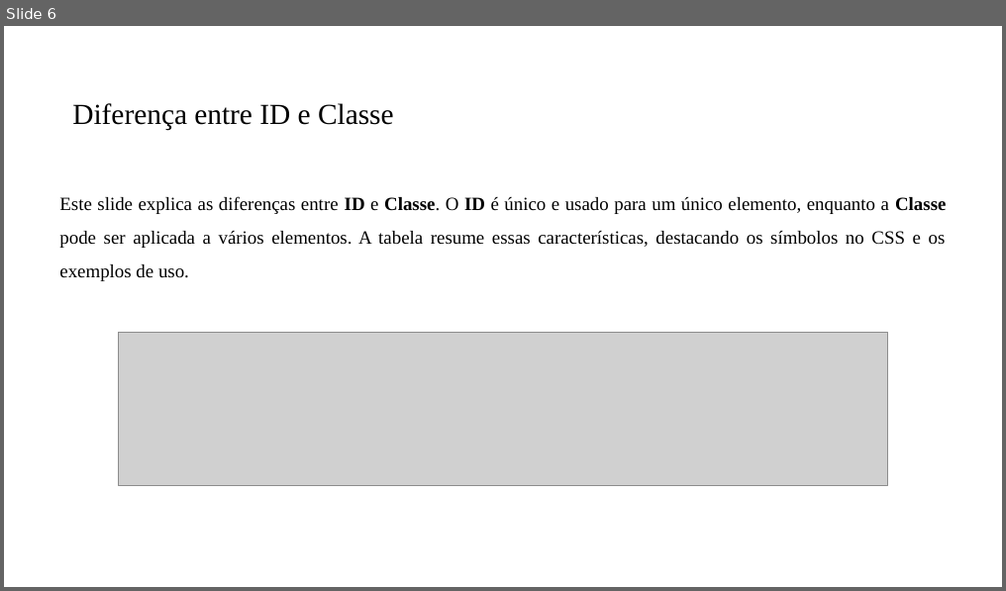
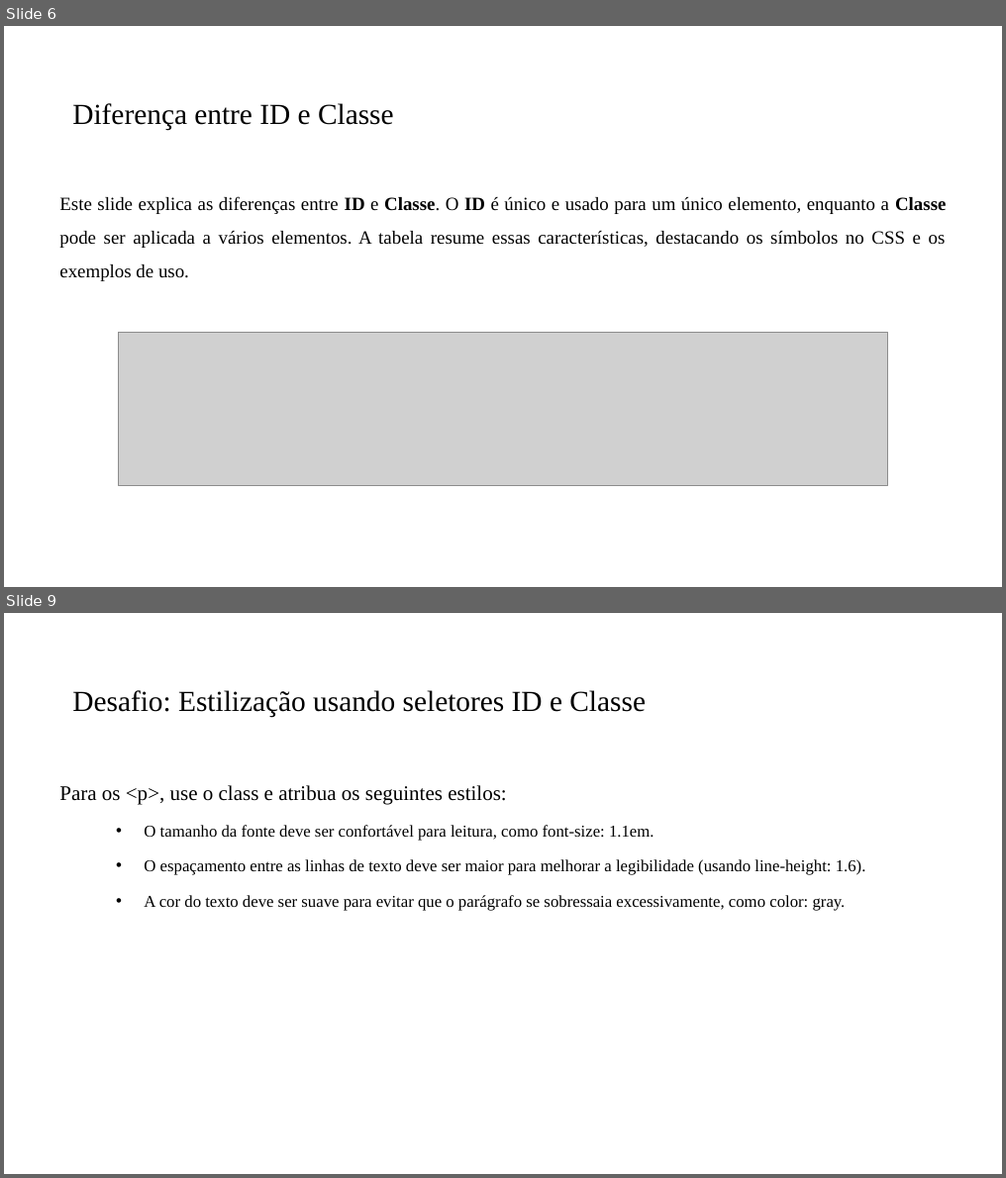
Before and after one commit to PedroMiho/Logica-de-Programacao, a slide deck: Módulo 01 - HTML e CSS/Aula 05 - Introdução a Seletores no CSS/Introdução aos Seletores CSS.pptx. Shown one above the other, each under a label of ours: slide 6 before the commit, slides 6 and 9 after it; the slides between them are not shown. The pictures are 1006x591 and 1006x1178 pixels, drawn with LibreOffice and Linux fonts; fonts in the diff are those of the drawing; grey boxes stand for pictures; background and template pictures are left out. Boxes give left, top, right and bottom in pixels: in the first picture for what was removed or moved away, otherwise in the second. Text is boxed around its words. In the diff, an @@ line names an element or a change of style, - is before the commit and + after.

```diff
--- a/Módulo 01 - HTML e CSS/Aula 05 - Introdução a Seletores no CSS/Introdução aos Seletores CSS.pptx
+++ b/Módulo 01 - HTML e CSS/Aula 05 - Introdução a Seletores no CSS/Introdução aos Seletores CSS.pptx
@@ slide 9 added at (4,613,1002,1174), background #FFFFFF @@
@@ title added at (72,690,646,718), 28 pt, text #000000 @@
+Desafio: Estilização usando seletores ID e Classe
@@ text added at (59,785,866,911), 16 pt, text #000000 @@
+Para os <p>, use o class e atribua os seguintes estilos:
+  • O tamanho da fonte deve ser confortável para leitura, como font-size: 1.1em.
+  • O espaçamento entre as linhas de texto deve ser maior para melhorar a legibilidade (usando line-height: 1.6).
+  • A cor do texto deve ser suave para evitar que o parágrafo se sobressaia excessivamente, como color: gray.
```
Also in this commit, not shown: 1 slide changed, 1 other slide added, 5 other files.
